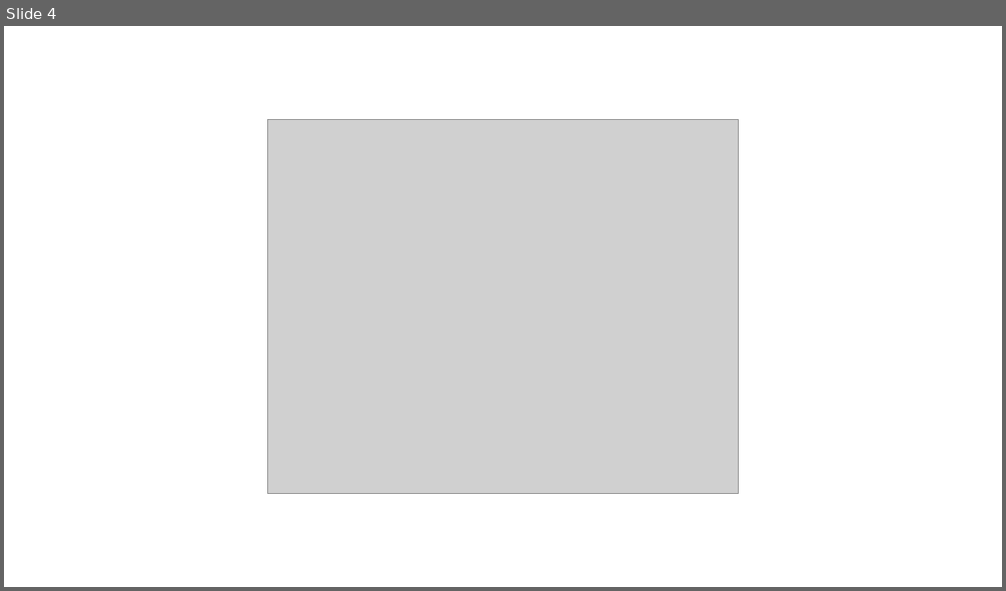
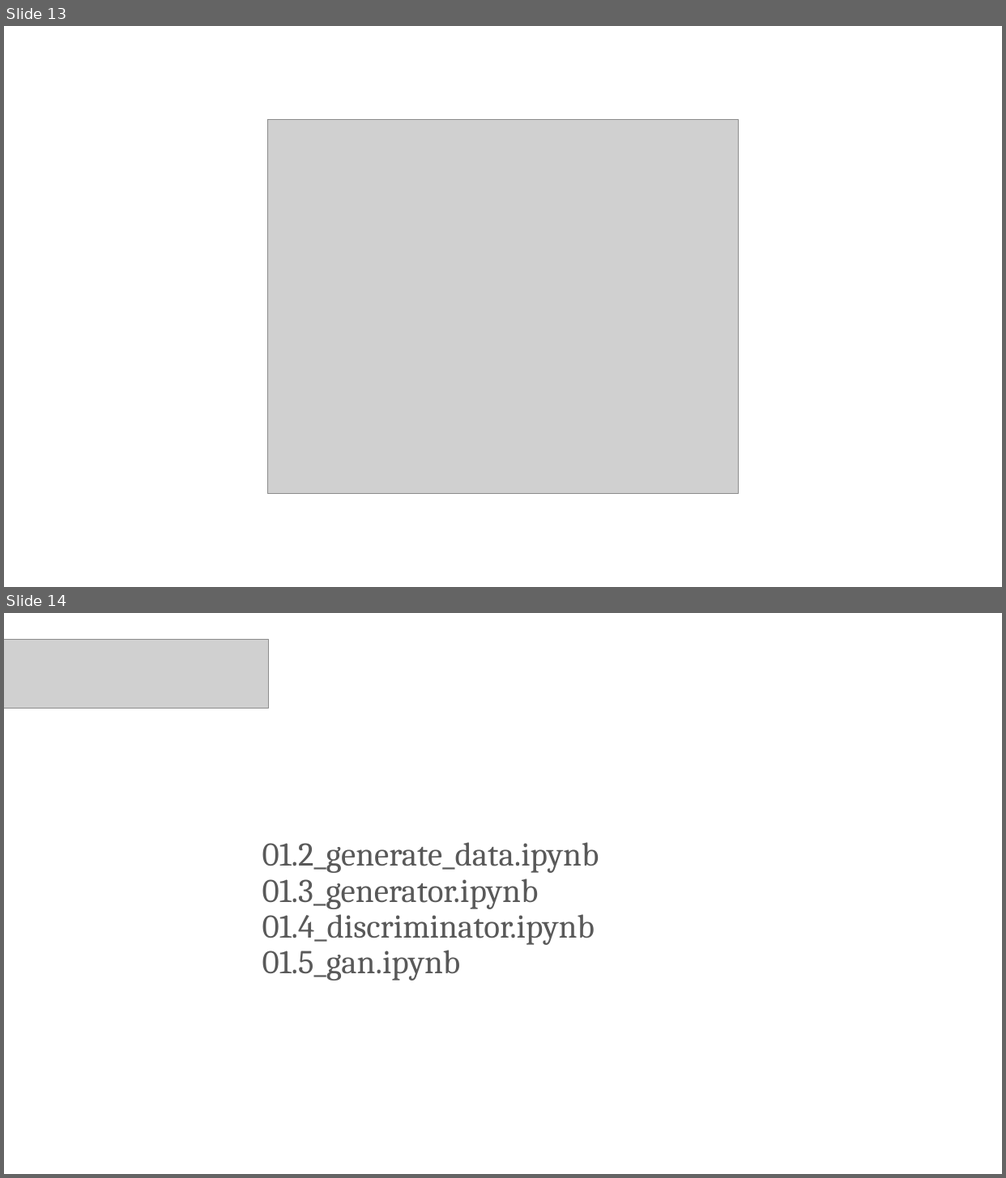
Before and after one commit to PracticumAI/gan, a slide deck: presentations/01_gan_intro.pptx. Shown one above the other, each under a label of ours: slide 4 before the commit, slides 13 and 14 after it. The pictures are 1006x591 and 1006x1178 pixels, drawn with LibreOffice and Linux fonts; fonts in the diff are those of the drawing; grey boxes stand for pictures. Boxes give left, top, right and bottom in pixels: in the first picture for what was removed or moved away, otherwise in the second. Text is boxed around its words. In the diff, an @@ line names an element or a change of style, - is before the commit and + after.

```diff
--- a/presentations/01_gan_intro.pptx
+++ b/presentations/01_gan_intro.pptx
@@ slide 14 added at (4, 613, 1002, 1174), background #FFFFFF @@
@@ picture added at (4, 639, 269, 708) @@
@@ title added at (262, 842, 599, 981), 32 pt, text #595959 @@
+01.2_generate_data.ipynb
+01.3_generator.ipynb
+01.4_discriminator.ipynb
+01.5_gan.ipynb
@@ what was slide 4 is now slide 13 @@
```
Also in this commit, not shown: 6 slides changed, 3 other slides added, 3 slides removed, 1 other file.
